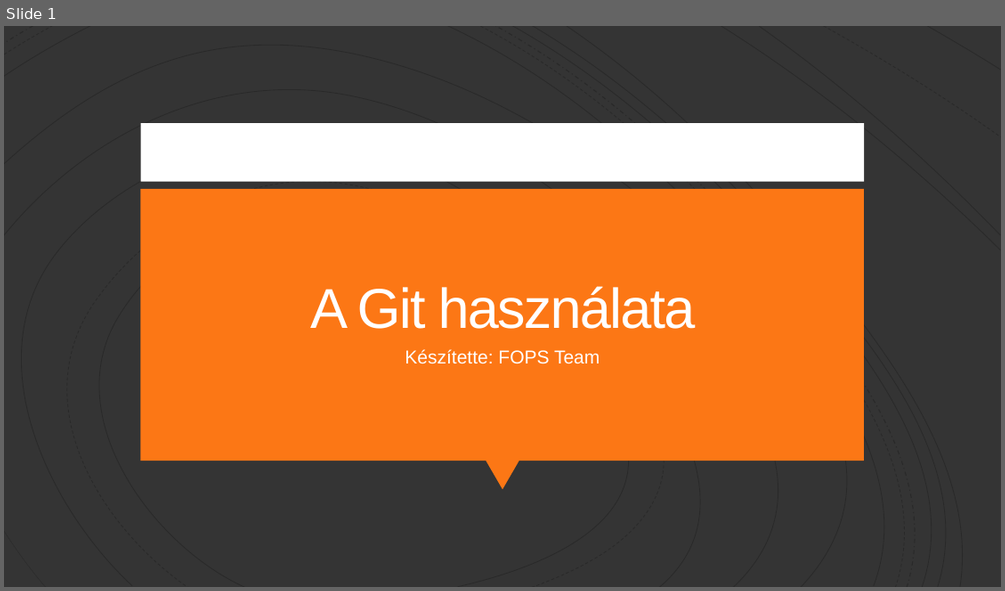
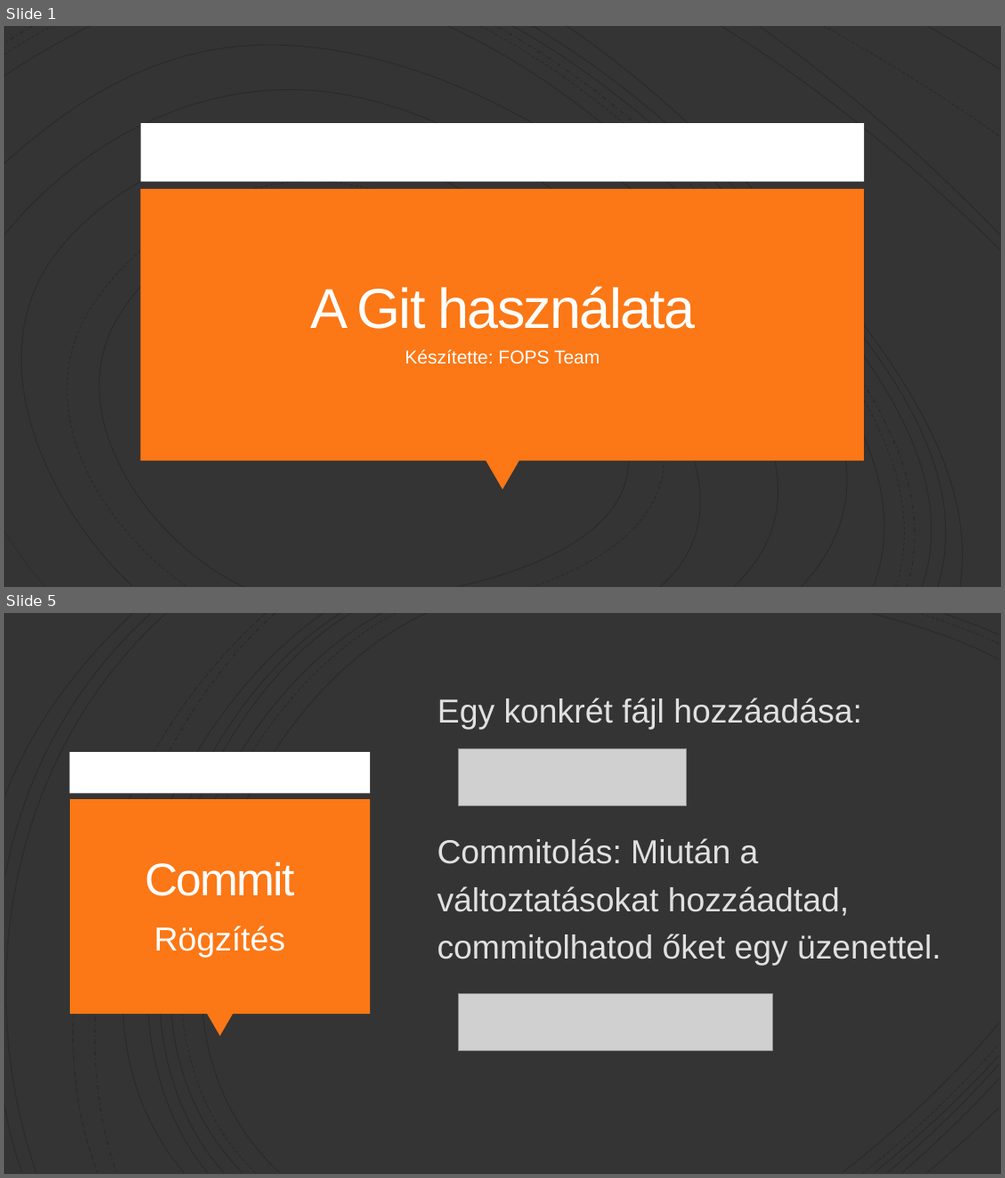
Before and after one commit to Peter-2007/FOPS, a slide deck: FOPS_Git.pptx. Shown one above the other, each under a label of ours: slide 1 before the commit, slides 1 and 5 after it; the slides between them are not shown. The pictures are 1005x591 and 1005x1178 pixels, drawn with LibreOffice and Linux fonts; fonts in the diff are those of the drawing; grey boxes stand for pictures. Boxes give left, top, right and bottom in pixels: in the first picture for what was removed or moved away, otherwise in the second. Text is boxed around its words. In the diff, an @@ line names an element or a change of style, - is before the commit and + after.

```diff
--- a/FOPS_Git.pptx
+++ b/FOPS_Git.pptx
@@ slide 5 added at (x1=4, y1=613, x2=1001, y2=1174), background #343434 @@
@@ group added at (x1=4, y1=613, x2=999, y2=1174): 21 freeform shapes @@
@@ text added at (x1=437, y1=698, x2=862, y2=730), 32 pt, text #E0E0E0 @@
+Egy konkrét fájl hozzáadása:
@@ rectangle added at (x1=70, y1=752, x2=371, y2=793), fill #FFFFFF @@
@@ picture added at (x1=458, y1=749, x2=686, y2=806) @@
@@ rectangle added at (x1=70, y1=799, x2=370, y2=1013), fill #FC7715 @@
@@ text added at (x1=437, y1=838, x2=941, y2=965), 32 pt, text #E0E0E0 @@
+Commitolás: Miután a változtatásokat hozzáadtad, commitolhatod őket egy üzenettel.
@@ title added at (x1=145, y1=861, x2=294, y2=896), 44 pt, text #FFFEFF @@
+Commit
@@ text added at (x1=154, y1=925, x2=285, y2=957), 32 pt, text #FFFEFF @@
+Rögzítés
@@ picture added at (x1=458, y1=994, x2=772, y2=1051) @@
@@ triangle added at (x1=207, y1=1013, x2=233, y2=1037), fill #FC7715 @@
```
Also in this commit, not shown: 11 other slides added, 1 slide removed, 1 other file.
